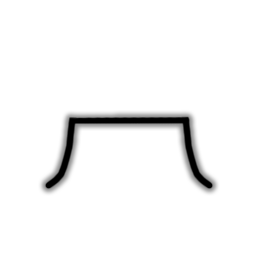
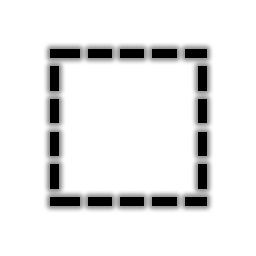
The second w=256, h=256 image is a revision of the first. Changes to its layers:
added group "Block Feathered Brush Icon" with 1 layers above "Block Brush Icon" over [50, 49, 207, 206]
added layer "Shape 3" in group "Block Feathered Brush Icon" over [50, 49, 207, 206]
hid group "Flatten Terrain Icon" (1st of 2) (1 layers) over [44, 116, 214, 190]
